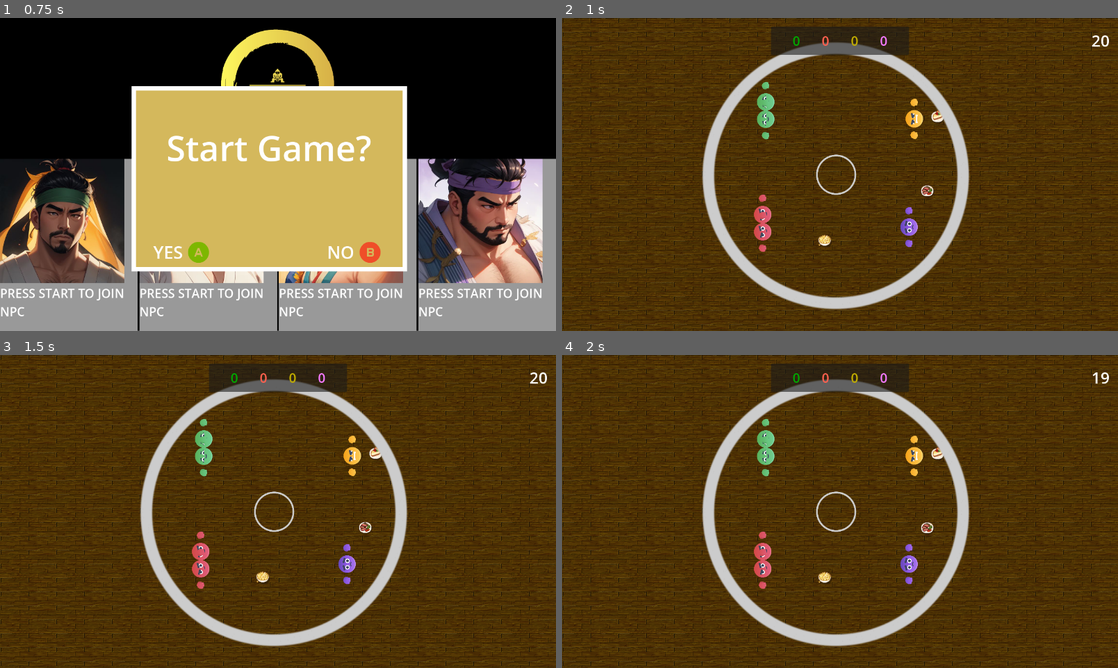
Above: before the commit, frames 1-4 (two rows, left to right).
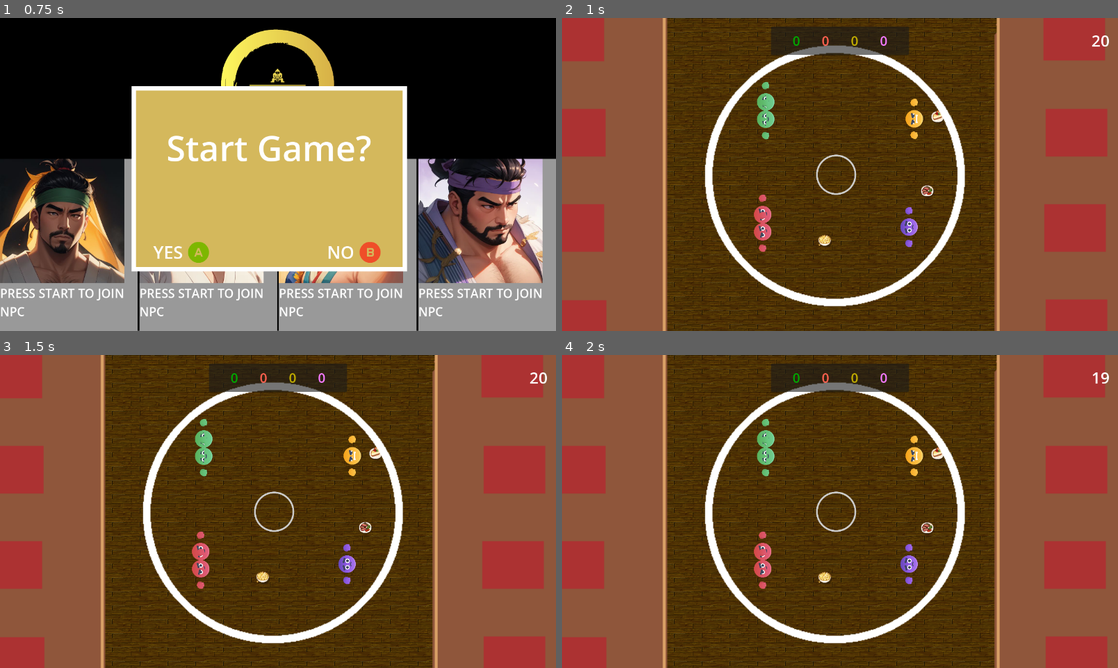
Above: after the commit, the same moments.

Repository: louiidev/ggj24_sumo
Game: Godot game, scene res://Scenes/Lobby.tscn
Same seed, same stepped clock (60 frames per second), same inputs: the game is played once before the commit and once after it.
Inputs:
- Up to frame 1 (0.75 s): tap Enter (ui_accept) at 0.5 s
- Up to frame 2 (1 s): tap Enter (ui_accept) at 0.77 s
- Up to frame 3 (1.5 s): no input
- Up to frame 4 (2 s): tap Enter (ui_accept) at 1.52 s

Frame 1 is identical in both runs. In frame 2, 47% of the frame differs, in the area x 0-100%, y 0-100%; in frame 3, 47%; in frame 4, 47%.

Commit message:
added background

Diff:
--- a/Scenes/main.tscn
+++ b/Scenes/main.tscn
@@ -4,8 +4,8 @@
 [ext_resource type="Script" path="res://Scenes/main.gd" id="1_appyy"]
 [ext_resource type="Texture2D" uid="uid://ceye383gobb3v" path="res://images/Wood_06-128x128.png" id="2_bl537"]
 [ext_resource type="PackedScene" path="res://Scenes/king_of_the_hill.tscn" id="2_fj1ka"]
-[ext_resource type="Texture2D" uid="uid://c2vxlcxi73v46" path="res://images/paint circle.png" id="3_fpuyr"]
 [ext_resource type="Script" path="res://Scripts/Camera.gd" id="6_5w1x5"]
+[ext_resource type="Texture2D" uid="uid://b1p6qsf5vfmkd" path="res://Assets/level.png" id="7_ni6l2"]
 
 [sub_resource type="TileSetAtlasSource" id="TileSetAtlasSource_w8twd"]
 texture = ExtResource("2_bl537")
@@ -43,7 +43,6 @@
 [node name="Boundry" type="Sprite2D" parent="."]
 position = Vector2(627, 359)
 scale = Vector2(1.256, 1.256)
-texture = ExtResource("3_fpuyr")
 
 [node name="StaticBody2D" type="StaticBody2D" parent="Boundry"]
 collision_layer = 0
@@ -105,4 +104,9 @@
 position = Vector2(638, 360)
 script = ExtResource("6_5w1x5")
 
+[node name="Level" type="Sprite2D" parent="."]
+position = Vector2(619.5, 349.5)
+scale = Vector2(1.70859, 1.7125)
+texture = ExtResource("7_ni6l2")
+
 [connection signal="timeout" from="SecondPassed" to="." method="_on_second_passed_timeout"]
Binary file added: Assets/level.png
Not shown, added: Assets/level.png.import
